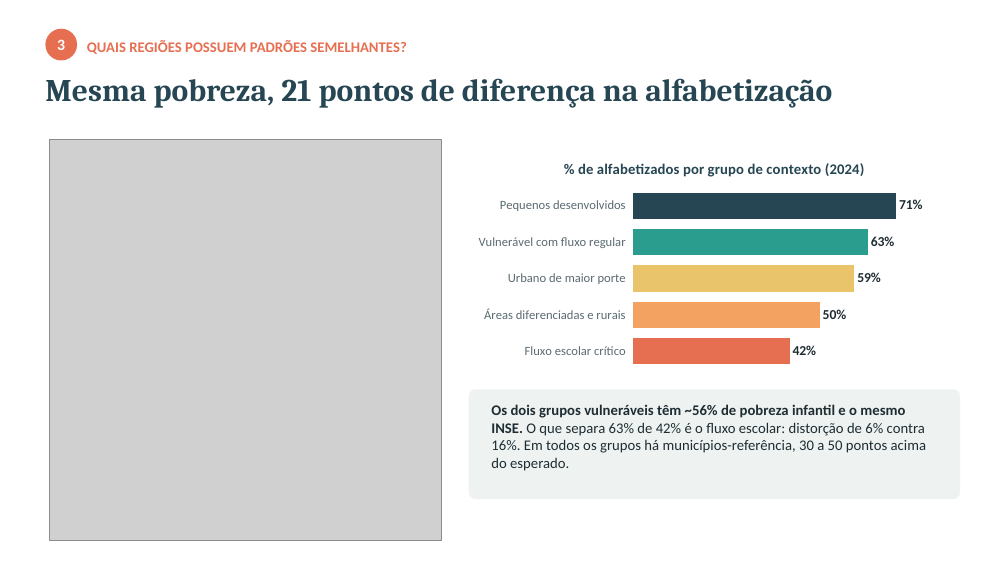
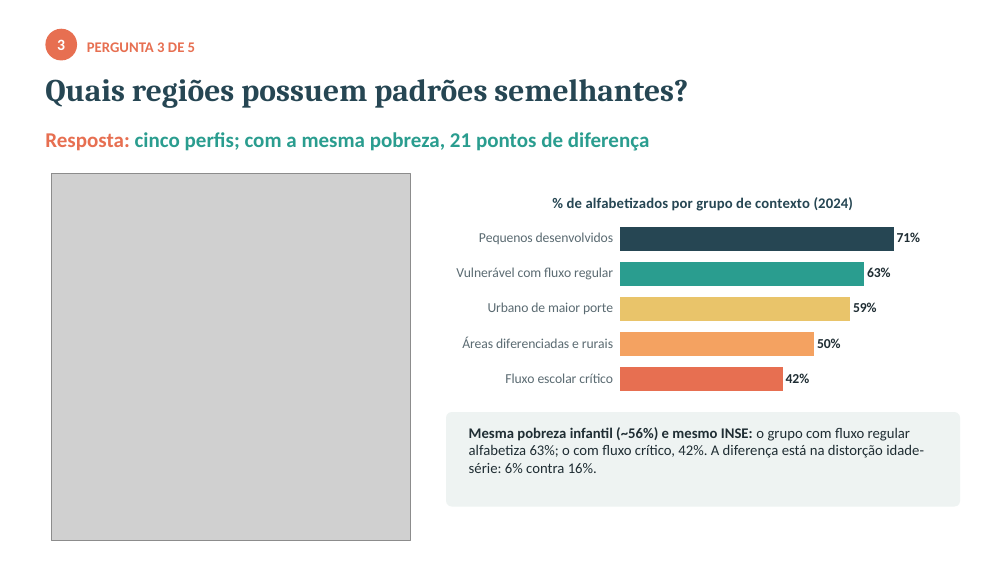
Before and after one commit to eliaslopesjr1-maker/tech-challenge-fase3-alfabetizacao, a slide deck: slide 9 of reports/apresentacao_executiva.pptx (slide 8 before the commit). Drawn at 1008x567 pixels with LibreOffice and Linux fonts; fonts in the diff are those of the drawing; grey boxes stand for pictures. Boxes give left, top, right and bottom in pixels: in the first picture for what was removed or moved away, otherwise in the second. Text is boxed around its words. In the diff, an @@ line names an element or a change of style, - is before the commit and + after.

Commit message:
Apresentação reorganizada por pergunta de negócio (2 slides cada)
Cada pergunta ganha um slide com a pergunta como título, a resposta direta
e o dado principal, e um slide de evidência. Novos slides: variáveis mais
influentes (SHAP x permutação), municípios-referência por grupo e as 37
redes onde gravidade e volume se encontram (58 mil crianças).

```diff
--- a/reports/apresentacao_executiva.pptx
+++ b/reports/apresentacao_executiva.pptx
@@ text added at (87,42,195,52), 14 pt, text #E76F51, bold @@
+PERGUNTA 3 DE 5
@@ text at (45,79,688,108): text changed; size 14 to 30 pt; font Calibri to Cambria; text colour #E76F51 to #264653 @@
-QUAIS REGIÕES POSSUEM PADRÕES SEMELHANTES?
+Quais regiões possuem padrões semelhantes?
@@ text "Quais regiões possuem padrões semelhantes?" at (45,79,688,108): vertical alignment middle to top @@
@@ text at (45,132,650,151): text changed; size 30 to 20 pt; font Cambria to Calibri; text colour #264653 to #2A9D8F @@
-Mesma pobreza, 21 pontos de diferença na alfabetização
+Resposta: cinco perfis; com a mesma pobreza, 21 pontos de diferença
@@ picture: place and size @@
-picture at (50,140,442,541)
+picture at (51,174,411,541)
@@ bar chart at (446,181,960,401) @@
@@ bar spacing changed @@
@@ lettering changed @@
@@ bar chart: place and size @@
-bar chart at (469,147,960,374)
+bar chart at (446,181,960,401)
@@ rounded rectangle: place and size @@
-rounded rectangle at (469,389,960,499)
+rounded rectangle at (446,412,960,507)
@@ text at (469,427,924,473): text changed @@
-Os dois grupos vulneráveis têm ~56% de pobreza infantil e o mesmo INSE. O que separa 63% de 42% é o fluxo escolar: distorção de 6% contra 16%. Em todos os grupos há municípios-referência, 30 a 50 pontos acima do esperado.
+Mesma pobreza infantil (~56%) e mesmo INSE: o grupo com fluxo regular alfabetiza 63%; o com fluxo crítico, 42%. A diferença está na distorção idade-série: 6% contra 16%.
```
Also in this commit, not shown: 8 other slides changed, 3 slides added, 1 other file.
